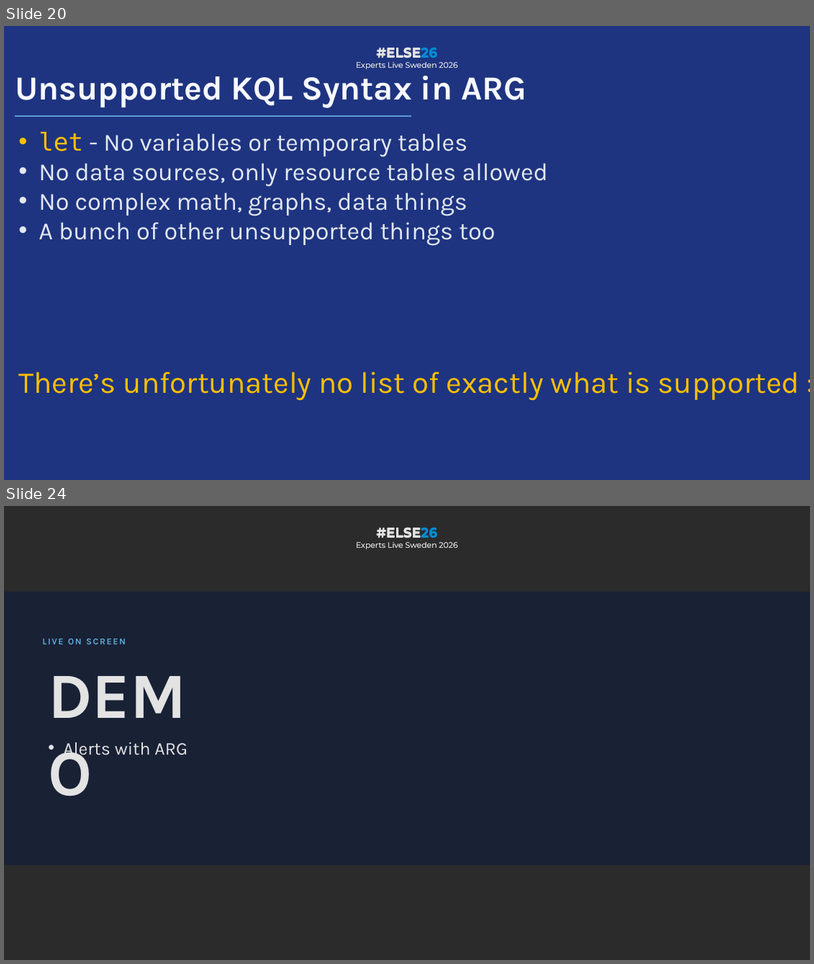
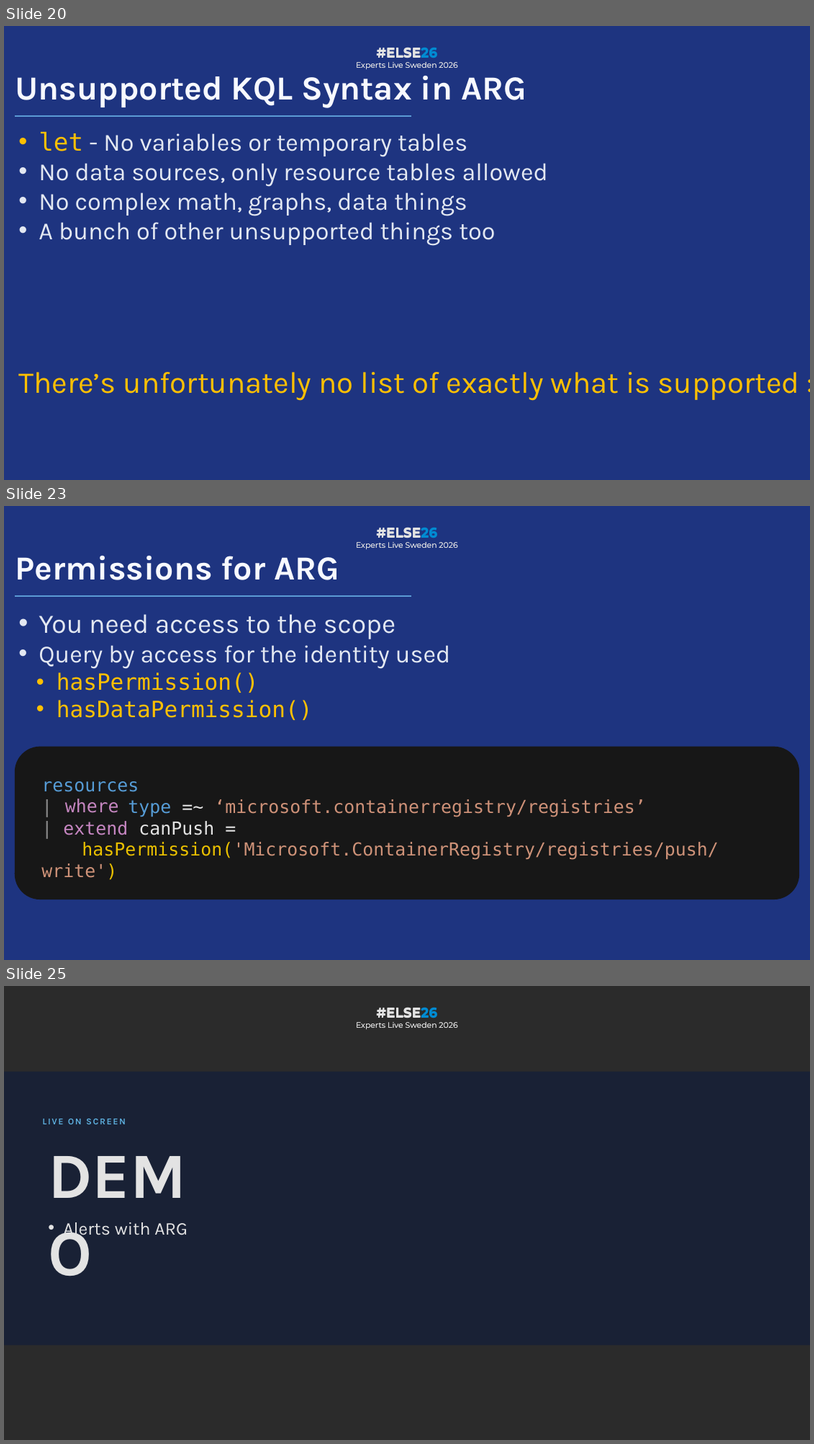
Before and after one commit to PalmEmanuel/ELSE26, a slide deck: ELSE26_TreasureHuntingInAzureWithKQL.pptx. Shown one above the other, each under a label of ours: slides 20 and 24 before the commit, slides 20, 23 and 25 after it; the slides between them are not shown. The pictures are 814x964 and 814x1444 pixels, drawn with LibreOffice and Linux fonts; fonts in the diff are those of the drawing; background and template pictures are left out; a plain dark background stands for a picture behind light text. Boxes give left, top, right and bottom in pixels: in the first picture for what was removed or moved away, otherwise in the second. Text is boxed around its words. In the diff, an @@ line names an element or a change of style, - is before the commit and + after.

```diff
--- a/ELSE26_TreasureHuntingInAzureWithKQL.pptx
+++ b/ELSE26_TreasureHuntingInAzureWithKQL.pptx
@@ slide 23 added at [4,506,810,960], background #1E3480; not listed: 3 template elements that a slide beside it also shows @@
@@ title added at [16,555,340,580], 60 pt, text #F7F9FF, bold @@
+Permissions for ARG
@@ text added at [39,614,450,720], 40 pt, text #E3E8F2 @@
+• You need access to the scope
+• Query by access for the identity used
+  • hasPermission()
+  • hasDataPermission()
@@ group added at [15,746,800,899]: 3 texts, 1 rounded rectangle @@
+| type =~ ‘microsoft.containerregistry/registries’
+| extend canPush =
+hasPermission('Microsoft.ContainerRegistry/registries/push/write')
+resources
+where
@@ what was slide 24 is now slide 25 @@
```
Also in this commit, not shown: 7 slides changed, 1 other file.
